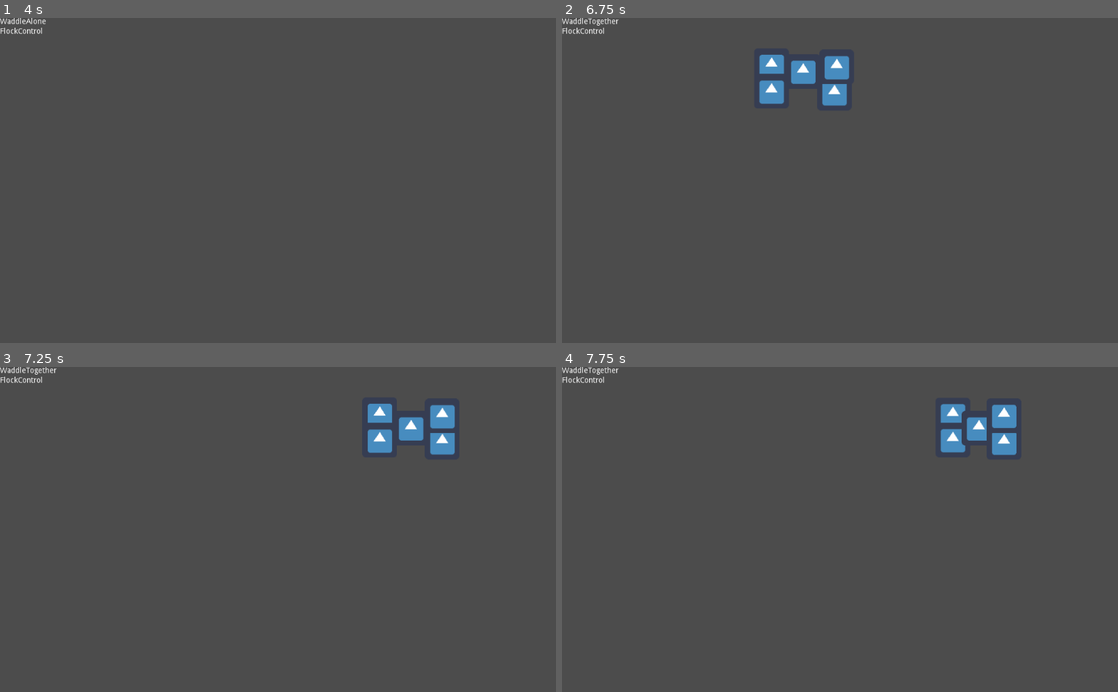
Above: before the commit, frames 1-4 (two rows, left to right).
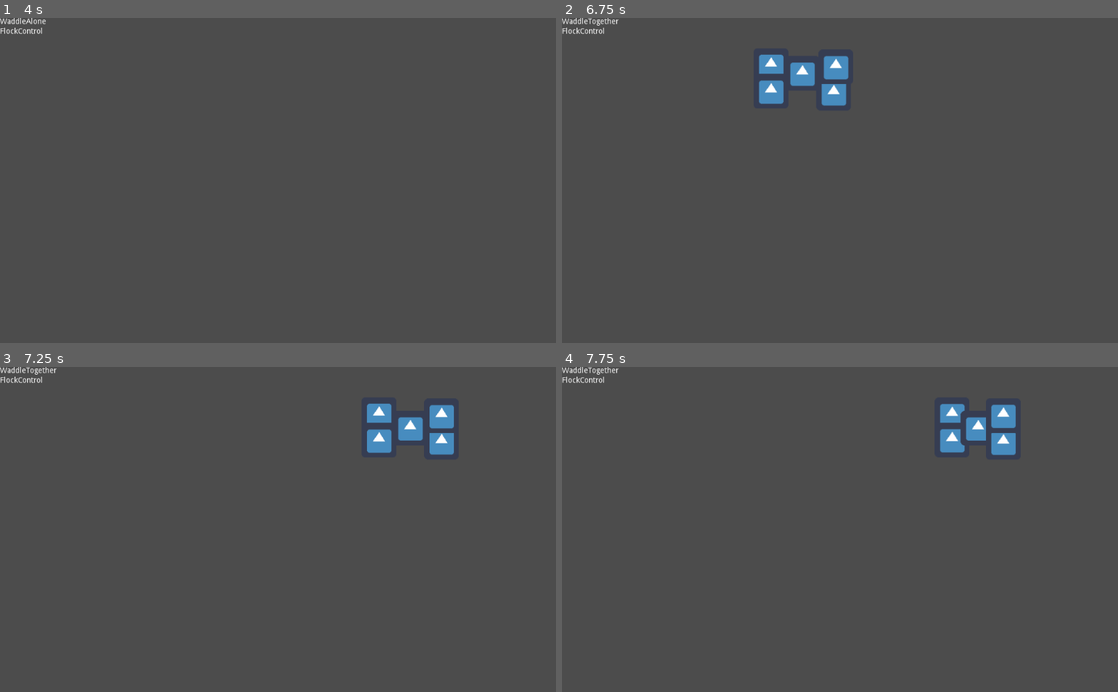
Above: after the commit, the same moments.

Repository: Cartogy/PuzzleGame
Game: Godot game, scene res://Project/GameScenes/DuckNFlock/DuckNFlock.tscn
Two runs of this game, one before a commit and one after it. Both use one fixed random seed, a clock stepped at 60 frames per second and the inputs below. The project has no main scene, so this scene is started directly. The engine's default icon, where the game draws it, is replaced by a stand-in: a white triangle on a blue panel in a dark square.
Inputs (mouse positions are in pixels of both pictures, inside the frame that each line leads up to):
- Up to frame 1 (4 s): tap Enter at 0.5, 2, 3.5 s; move the mouse to (250, 245) at 0.52 s; hold Up (ui_up) 0.53-1.25 s; hold Shift (control_switch) 0.53-1.25 s; click (250, 245) at 0.67 s; tap Space at 1.25, 2.75 s; drag from (444, 229) to (250, 245) at 1.27 s; move the mouse to (111, 131) at 2.02 s; hold Left (ui_left) 2.03-2.75 s; hold Shift (control_switch) 2.03-2.75 s; drag from (305, 180) to (111, 131) at 2.77 s; move the mouse to (194, 99) at 3.52 s; hold Down (ui_down) from 3.53 s (still down); hold Shift (control_switch) from 3.53 s (still down)
- Up to frame 2 (6.75 s): release Down (ui_down) at 4.25 s; release Shift (control_switch) at 4.25 s; drag from (962, 164) to (745, 63) at 4.27 s; move the mouse to (728, 196) at 5.02 s; hold Up (ui_up) 5.03-5.75 s; hold Shift (control_switch) 5.03-5.75 s; click (728, 196) at 5.17 s; tap Space at 5.75 s; drag from (895, 109) to (767, 92) at 5.77 s; move the mouse to (812, 245) at 6.52 s; hold Right (ui_right) from 6.53 s (still down); hold Shift (control_switch) from 6.53 s (still down)
- Up to frame 3 (7.25 s): keep holding Right (ui_right); keep holding Shift (control_switch)
- Up to frame 4 (7.75 s): release Right (ui_right) at 7.25 s; release Shift (control_switch) at 7.25 s; drag from (1006, 578) to (1012, 415) at 7.27 s

Frame 1 is identical in both runs. In frame 2, 0.3% of the frame differs, in the area x 35-52%, y 11-27%; in frame 3, 0.2%; in frame 4, 0.2%.

Commit message:
Added collision mask and layers. Duck no longer collised with ducklings and vice versa.

Diff:
--- a/Project/GameScenes/Duck/Duck.tscn
+++ b/Project/GameScenes/Duck/Duck.tscn
@@ -1,18 +1,20 @@
 [gd_scene load_steps=5 format=2]
 
-[ext_resource path="res://Project/Classes/MovingBody/moving_body.gd" type="Script" id=1]
-[ext_resource path="res://Project/Classes/VectorMovement/vector_movement.gd" type="Script" id=2]
-[ext_resource path="res://Project/Classes/DirectionInput/direction_input.gd" type="Script" id=3]
-[ext_resource path="res://icon.png" type="Texture" id=4]
+[ext_resource path="res://icon.png" type="Texture" id=1]
+[ext_resource path="res://Project/Classes/MovingBody/moving_body.gd" type="Script" id=3]
+[ext_resource path="res://Project/Classes/DirectionInput/direction_input.gd" type="Script" id=4]
+
+[sub_resource type="RectangleShape2D" id=1]
+extents = Vector2( 25.7938, 24.5929 )
 
 [node name="Duck" type="KinematicBody2D"]
-script = ExtResource( 1 )
+script = ExtResource( 3 )
+
+[node name="Sprite" type="Sprite" parent="."]
+texture = ExtResource( 1 )
 
 [node name="DirectionInput" type="Node" parent="."]
-script = ExtResource( 3 )
+script = ExtResource( 4 )
 
-[node name="VectorMovement" type="Node" parent="."]
-script = ExtResource( 2 )
-
-[node name="Sprite" type="Sprite" parent="."]
-texture = ExtResource( 4 )
+[node name="CollisionShape2D" type="CollisionShape2D" parent="."]
+shape = SubResource( 1 )
--- a/Project/GameScenes/DuckNFlock/DuckNFlock.tscn
+++ b/Project/GameScenes/DuckNFlock/DuckNFlock.tscn
@@ -1,7 +1,7 @@
 [gd_scene load_steps=4 format=2]
 
 [ext_resource path="res://Project/GameScenes/Control/Control.tscn" type="PackedScene" id=1]
-[ext_resource path="res://Project/TestingGround/TestMovement.tscn" type="PackedScene" id=2]
+[ext_resource path="res://Project/GameScenes/Duck/Duck.tscn" type="PackedScene" id=2]
 [ext_resource path="res://Project/GameScenes/FlockManager/FlockManager.tscn" type="PackedScene" id=3]
 
 [node name="DuckControl" type="Node2D"]
--- a/Project/GameScenes/Unit/Unit.tscn
+++ b/Project/GameScenes/Unit/Unit.tscn
@@ -18,6 +18,9 @@
 
 [node name="Unit 0" type="KinematicBody2D"]
 position = Vector2( 127, 90 )
+z_index = -1
+collision_layer = 2
+collision_mask = 2147483650
 script = ExtResource( 1 )
 __meta__ = {
 "_edit_group_": true
